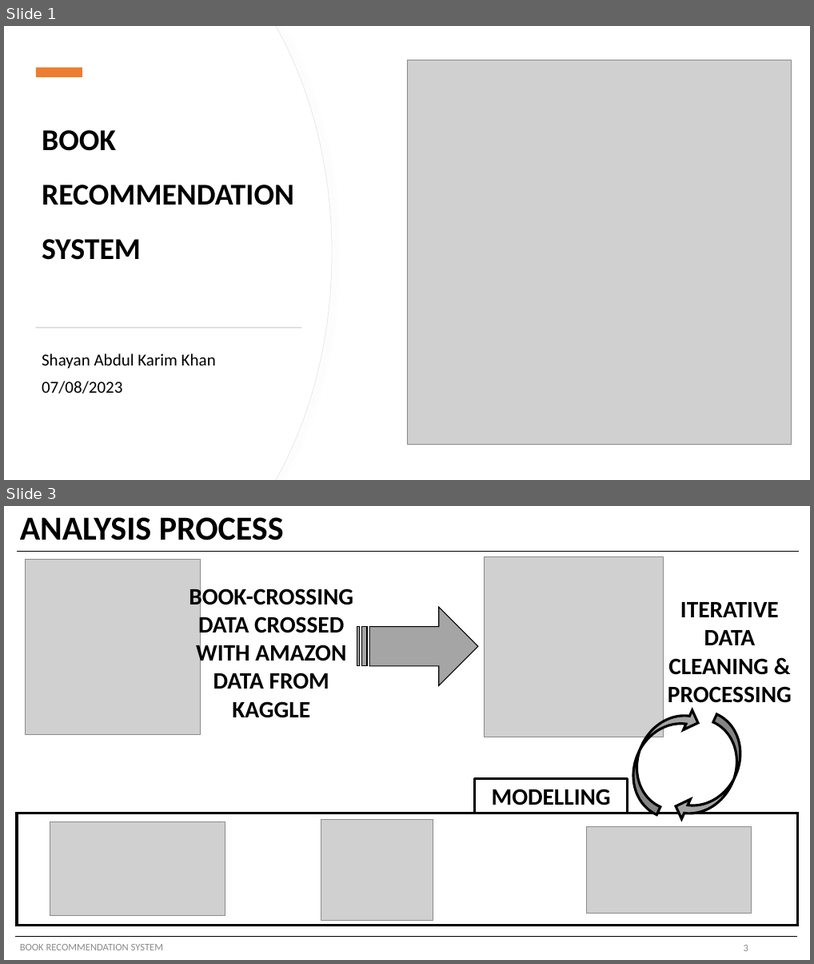
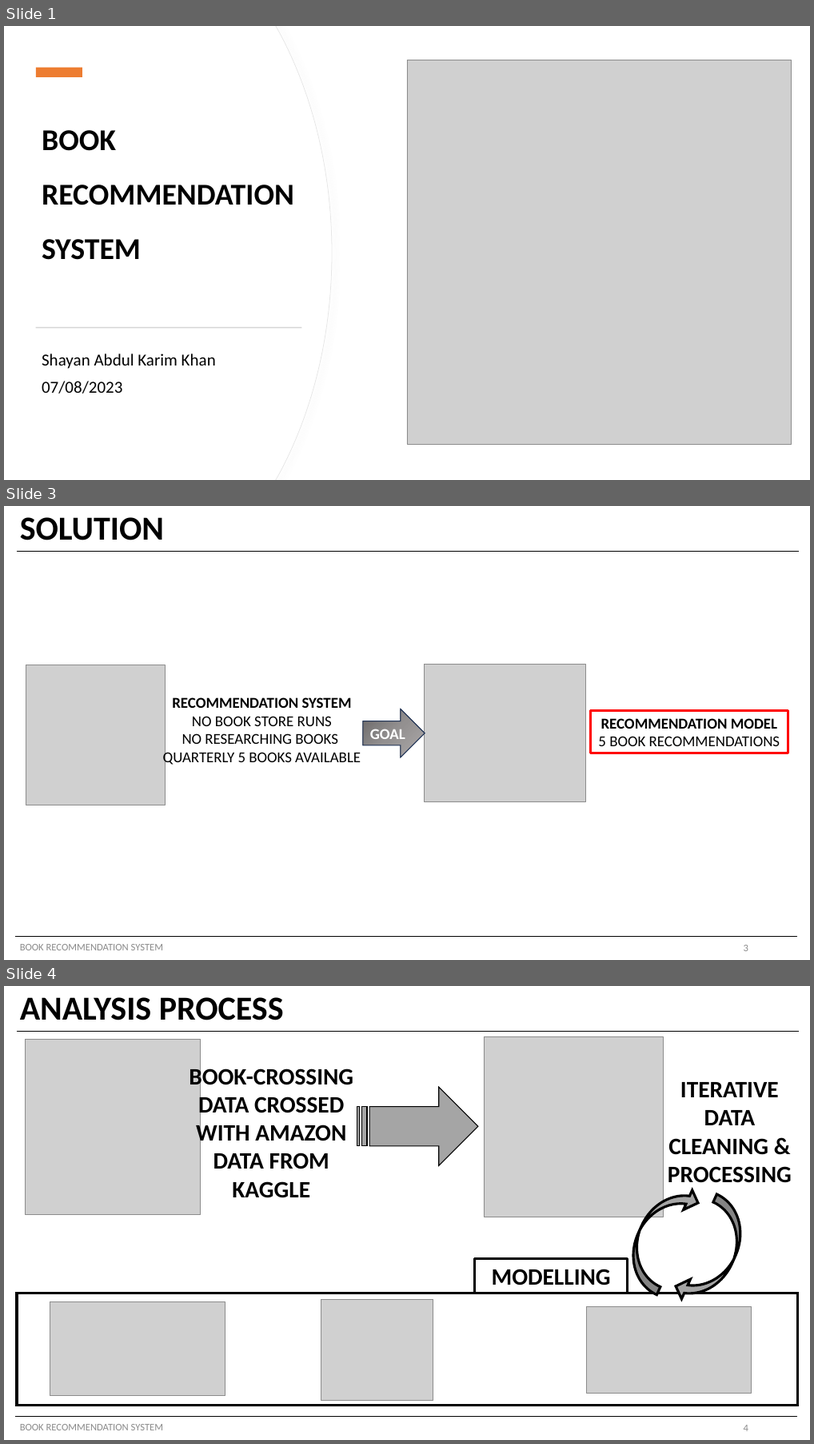
Before and after one commit to shayanabdulkarimkhan/book-recommendation-system, a slide deck: Stakeholder_Presentation.pptx. Shown one above the other, each under a label of ours: slides 1 and 3 before the commit, slides 1, 3 and 4 after it; the slides between them are not shown. The pictures are 814x964 and 814x1444 pixels, drawn with LibreOffice and Linux fonts; fonts in the diff are those of the drawing; grey boxes stand for pictures. Boxes give left, top, right and bottom in pixels: in the first picture for what was removed or moved away, otherwise in the second. Text is boxed around its words. In the diff, an @@ line names an element or a change of style, - is before the commit and + after.

```diff
--- a/Stakeholder_Presentation.pptx
+++ b/Stakeholder_Presentation.pptx
@@ slide 3 added at bbox=[4, 506, 810, 960], background #FFFFFF @@
@@ title added at bbox=[20, 517, 164, 540], 40 pt, text #000000, bold @@
+SOLUTION
@@ line added from (17, 552) to (799, 552), #000000 0.5 pt @@
@@ picture added at bbox=[26, 665, 166, 805] @@
@@ picture added at bbox=[425, 664, 586, 801] @@
@@ text added at bbox=[163, 697, 361, 767], 18 pt, text #000000 @@
+RECOMMENDATION SYSTEM
+NO BOOK STORE RUNS
+NO RESEARCHING BOOKS
+QUARTERLY 5 BOOKS AVAILABLE
@@ right arrow added at bbox=[363, 708, 425, 757], fill gradient #686565 to #939090 to #AFABAB, outline #1E3256 1 pt, 18 pt, text #FFFFFF, bold @@
+GOAL
@@ rectangle added at bbox=[591, 711, 789, 753], outline #FF0000 3 pt, 18 pt, text #000000 @@
+RECOMMENDATION MODEL
+5 BOOK RECOMMENDATIONS
@@ line added from (15, 936) to (798, 936), #000000 0.5 pt @@
@@ text added at bbox=[20, 944, 163, 950], 12 pt, text #8C8C8C @@
+BOOK RECOMMENDATION SYSTEM
@@ page number added at bbox=[744, 944, 749, 951], 12 pt, text #8C8C8C @@
+3
@@ what was slide 3 is now slide 4 @@
@@ page number at bbox=[744, 1424, 749, 1431]: text changed @@
-3
+4
```
Also in this commit, not shown: 4 slides changed, 1 other slide added.
